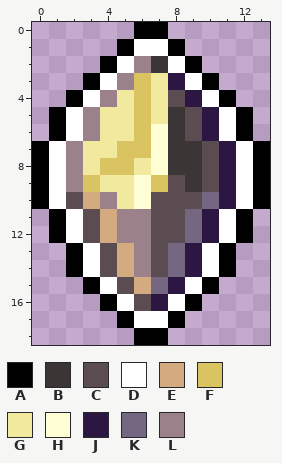
One commit to this pixel-art sprite: Tiles/SkyPylonTile_MapIcon.png. Above: the version before the commit.
The file is 28x38 pixels, drawn in blocks of 2x2; one block is one cell here.
Palette (. is transparent): A #000000  B #3b3635  C #5a4c50  D #ffffff  E #d4ab80  F #dac462  G #f1e99e  H #fffed5  J #2b1742  K #756682  L #9a818a
After the commit:
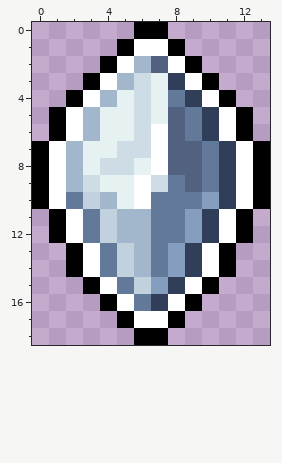
Author's note on the commit: Recolor Pylons
What changed:
{"colour":"B","old":"#3b3635","new":"#52617f"}
{"colour":"C","old":"#5a4c50","new":"#637999"}
{"colour":"E","old":"#d4ab80","new":"#c1d1dd"}
{"colour":"F","old":"#dac462","new":"#cedde5"}
{"colour":"G","old":"#f1e99e","new":"#e6f1f2"}
{"colour":"J","old":"#2b1742","new":"#313e59"}
{"colour":"K","old":"#756682","new":"#859dbf"}
{"colour":"L","old":"#9a818a","new":"#a3b7cc"}
{"y":6,"x":7,"old":"H","new":"D"}
{"y":7,"x":7,"old":"H","new":"D"}
{"y":8,"x":7,"old":"H","new":"D"}
{"y":9,"x":6,"old":"H","new":"D"}
{"y":10,"x":6,"old":"H","new":"D"}
